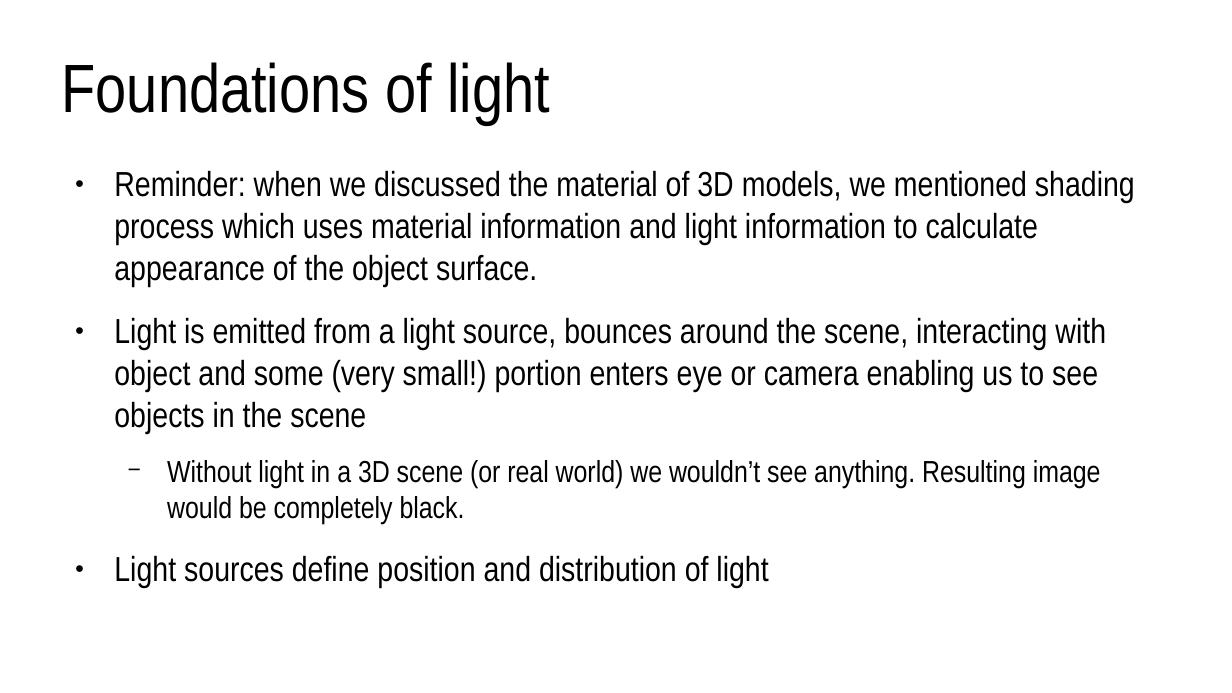
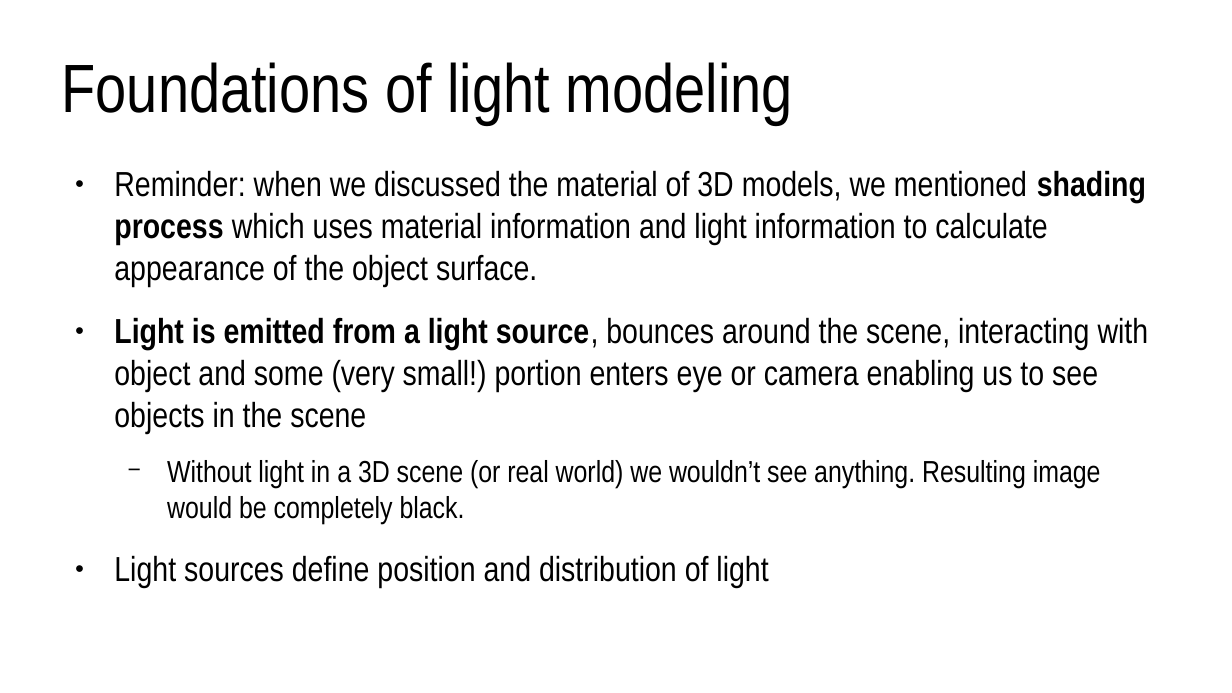
Before and after one commit to lorentzo/IntroductionToComputerGraphics, a slide deck: slide 11 of lectures/3_foundations_3d_scene/3_3_light.odp (slide 2 before the commit). Drawn at 1232x693 pixels with LibreOffice and Linux fonts; fonts in the diff are those of the drawing. Boxes give left, top, right and bottom in pixels: in the first picture for what was removed or moved away, otherwise in the second. Text is boxed around its words. In the diff, an @@ line names an element or a change of style, - is before the commit and + after.

Commit message:
light

```diff
--- a/lectures/3_foundations_3d_scene/3_3_light.odp
+++ b/lectures/3_foundations_3d_scene/3_3_light.odp
@@ title at (x1=62, y1=62, x2=793, y2=125): text changed @@
-Foundations of light
+Foundations of light modeling
@@ text at (x1=114, y1=170, x2=1149, y2=433): bold on in "shading process", "Light is emitted from a light source," @@
```
Also in this commit, not shown: 1 other slide changed, 13 slides added, 1 slide removed, 3 other files.
